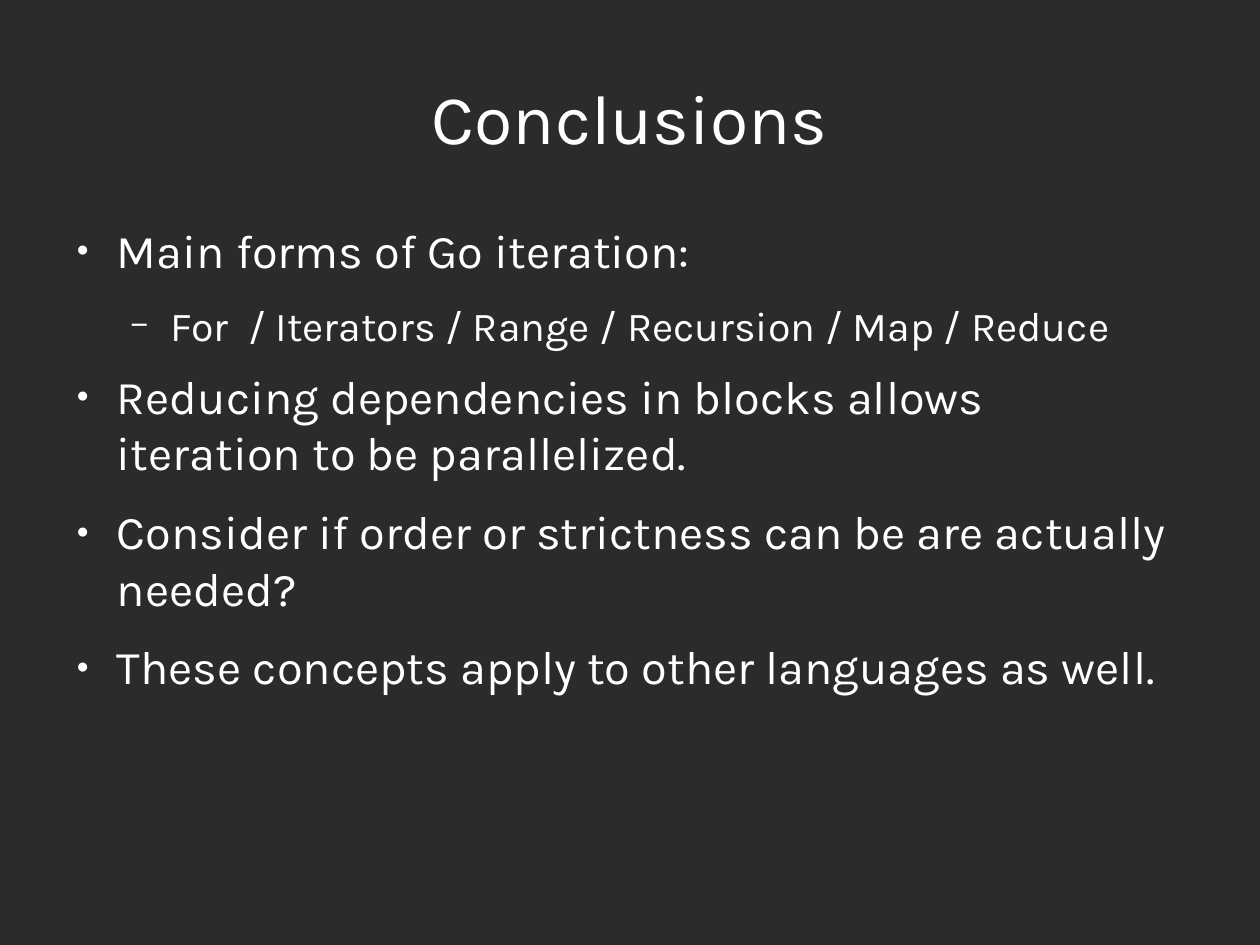
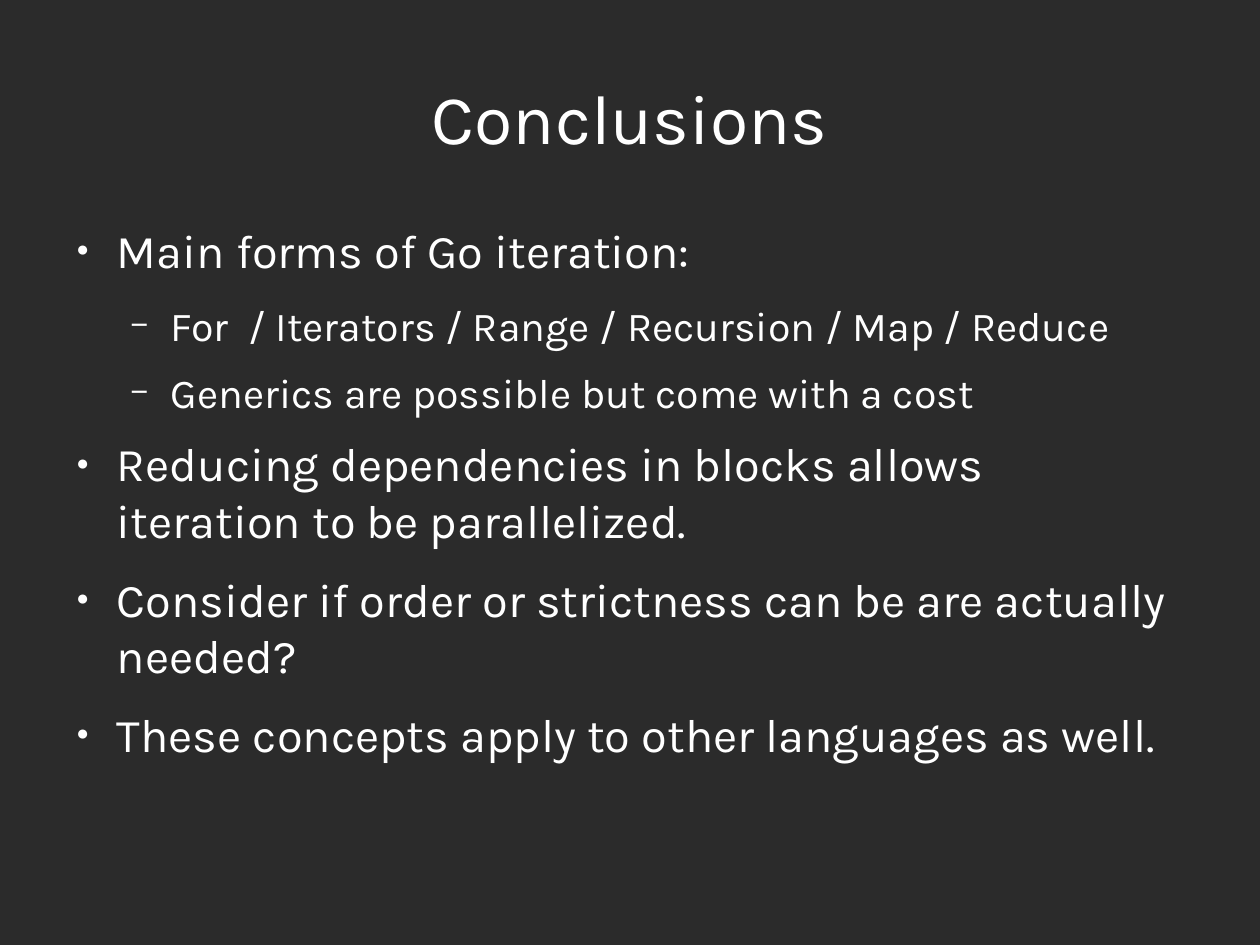
Before and after one commit to abramhindle/python-iteration-talk, a slide deck: slide 44 of iteration-talk-go.odp (slide 34 before the commit). Drawn at 1260x945 pixels with LibreOffice and Linux fonts; fonts in the diff are those of the drawing; background and template pictures are left out; a plain dark background stands for a picture behind light text. Boxes give left, top, right and bottom in pixels: in the first picture for what was removed or moved away, otherwise in the second. Text is boxed around its words. In the diff, an @@ line names an element or a change of style, - is before the commit and + after.

Commit message:
added generic map and generic reduce

```diff
--- a/iteration-talk-go.odp
+++ b/iteration-talk-go.odp
@@ text at [171,379,974,418]: paragraph added @@
+  − Generics are possible but come with a cost
```
Also in this commit, not shown: 10 slides added, 2 other files.
